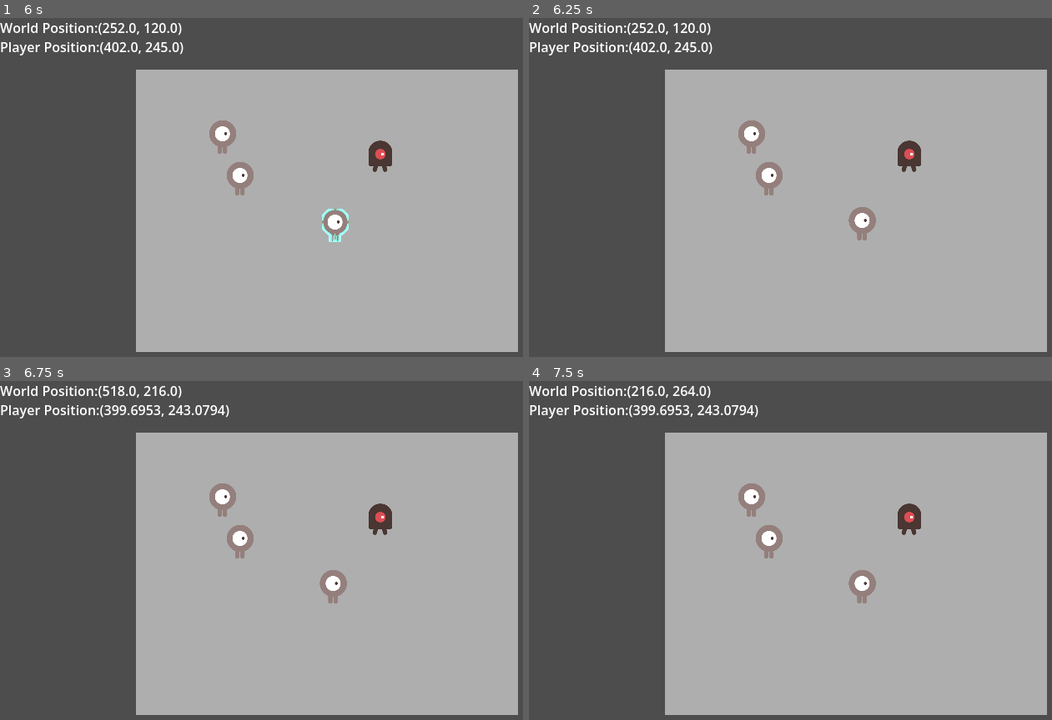
Above: before the commit, frames 1-4 (two rows, left to right).
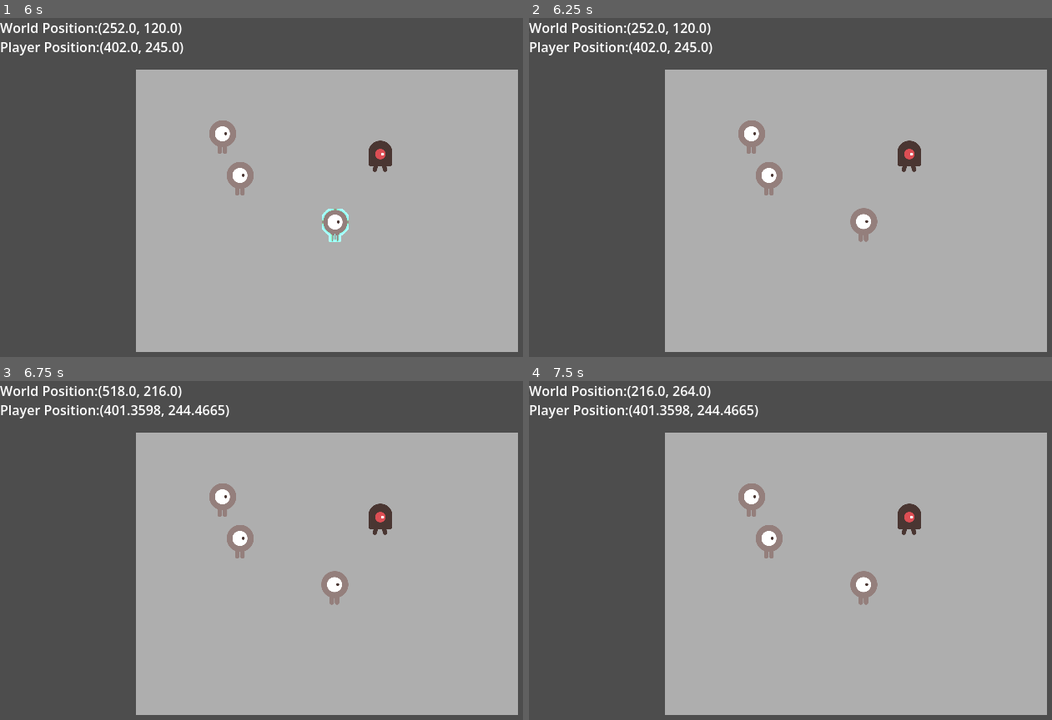
Above: after the commit, the same moments.

Repository: arrrr110/strike-shard
Game: Godot game, scene res://sences/main.tscn
Same seed, same stepped clock (60 frames per second), same inputs: the game is played once before the commit and once after it.
Inputs (mouse positions are in pixels of both pictures, inside the frame that each line leads up to):
- Up to frame 1 (6 s): tap Enter at 0.5, 2, 3.5 s; move the mouse to (434, 197) at 0.52 s; click (434, 197) at 0.67 s; tap Space at 1.25, 2.75, 4.25 s; move the mouse to (177, 238) at 1.27 s; click (177, 238) at 1.42 s; move the mouse to (360, 129) at 2.02 s; click (360, 129) at 2.17 s; move the mouse to (271, 299) at 2.77 s; click (271, 299) at 2.92 s; move the mouse to (481, 279) at 3.52 s; click (481, 279) at 3.67 s; move the mouse to (120, 156) at 4.27 s; click (120, 156) at 4.42 s; move the mouse to (329, 218) at 5.02 s; click (329, 218) at 5.17 s; move the mouse to (209, 116) at 5.77 s; click (209, 116) at 5.92 s
- Up to frame 2 (6.25 s): no input
- Up to frame 3 (6.75 s): move the mouse to (434, 560) at 6.52 s; click (434, 560) at 6.67 s
- Up to frame 4 (7.5 s): move the mouse to (706, 601) at 7.27 s; click (706, 601) at 7.42 s

Frame 1 is identical in both runs. In frame 2, 0.1% of the frame differs, in the area x 61-67%, y 55-67%; in frame 3, 0.4%, in the area x 19-67%, y 7-67%; in frame 4, 0.4%.

Commit message:
微调蓄力逻辑，盘外不蓄力

Diff:
--- a/scripts/player.gd
+++ b/scripts/player.gd
@@ -21,8 +21,8 @@
 @export_group("蓄力")
 ## 蓄力上限，避免无限蓄力。mass = 1 时数值≈松开后球的速度（px/s）
 @export_range(1.0, 5000.0, 10.0) var max_charge: float = 600.0
-## 每秒蓄力值：600 / 600 = 1 秒蓄满
-@export_range(1.0, 5000.0, 10.0) var charge_rate: float = 600.0
+## 每秒蓄力值：600 / 300 = 2 秒蓄满。鼠标移出棋盘时暂停积蓄，回到盘内接着涨。
+@export_range(1.0, 5000.0, 10.0) var charge_rate: float = 300.0
 ## 蓄力条颜色（正红）
 @export var charge_color: Color = Color(1, 0, 0, 1)
 ## 蓄力条比指示线加粗的倍数
@@ -46,7 +46,7 @@
 
 var selected := false          # 是否被 TurnController 选中（全盘至多一枚为 true）
 var charge := 0.0              # 当前蓄力值
-var charging := false          # 是否正在蓄力（左键按住且鼠标在盘内）
+var charging := false          # 是否正在蓄力（左键按住；鼠标出盘则暂停积蓄）
 var locked := false            # 球还在运动：禁止选中/蓄力
 var lock_armed := false        # 冲量生效、速度真的起来后才置 true
 var lock_time := 0.0
@@ -71,8 +71,13 @@
 	add_to_group(&"pieces") # TurnController 靠这个组找到全盘可选的棋子
 
 func _process(delta: float) -> void:
+	var mouse := get_global_mouse_position()
+	var in_board := table_rect.has_point(mouse)
+
 	if charging:
-		charge = minf(charge + charge_rate * delta, max_charge)
+		# 只在鼠标位于盘内时积蓄；移出盘外就停住（不涨也不退），回到盘内接着涨。
+		if in_board:
+			charge = minf(charge + charge_rate * delta, max_charge)
 
 	if locked:
 		lock_time += delta
@@ -81,7 +86,7 @@
 		elif lock_armed or (max_lock_time > 0.0 and lock_time >= max_lock_time):
 			locked = false
 
-	_update_line()
+	_update_line(mouse, in_board)
 	_update_sprite_tilt(delta)
 
 # ---------- 供 TurnController 调用的能力 ----------
@@ -150,13 +155,12 @@
 
 ## 画线：把"画什么"收在一个地方按状态分支，
 ## 指示线和蓄力条就不会各写一份 points 互相覆盖。
-func _update_line() -> void:
+func _update_line(mouse: Vector2, in_board: bool) -> void:
 	# 不可操作的球没有瞄准线；没被选中的棋子也不画（全盘只有一枚在写这条共享线）；
 	# 球还在动时同样不画
 	if not controllable or not selected or line_2d == null or locked:
 		return
-	var mouse := get_global_mouse_position()
-	if table_rect.has_point(mouse):
+	if in_board:
 		aim_target = mouse # 只在盘内更新方向，出界保持上一次
 	# 鼠标正好压在棋子中心时方向无定义，保留上一次的方向，别让蓄力条缩成一个点
 	var to_mouse := aim_target - global_position
